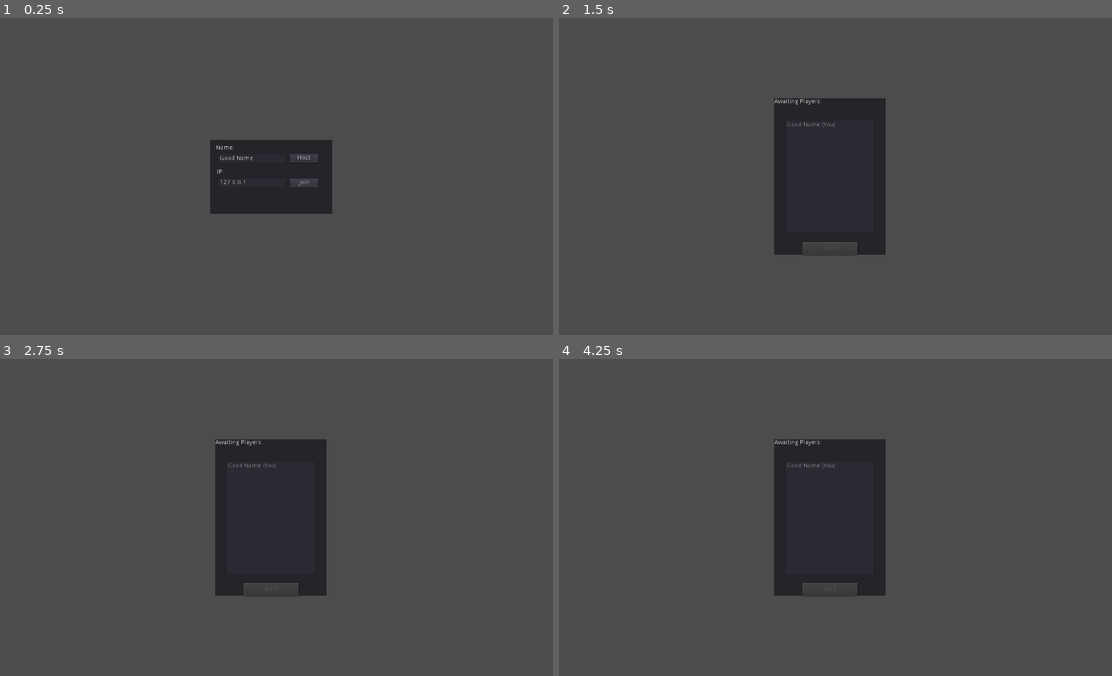
Above: before the commit, frames 1-4 (two rows, left to right).
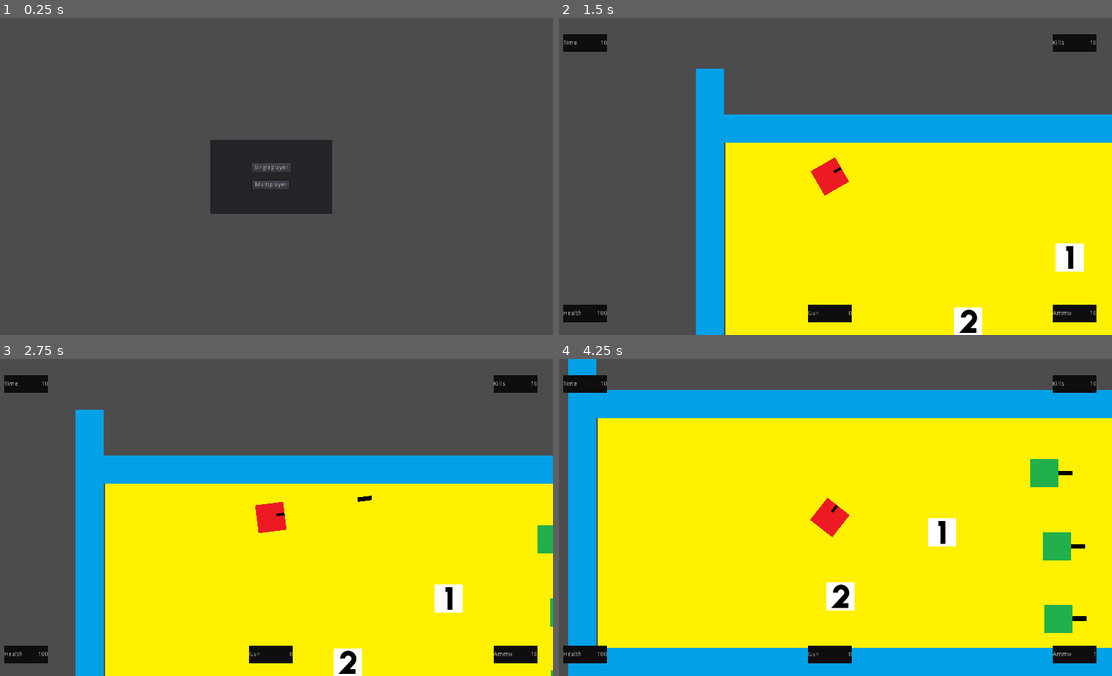
Above: after the commit, the same moments.

Repository: devmcclu/Project-FreeGUN
Game: Godot game, scene res://main_menu/mainmenu.tscn
The game is run twice, just before and just after one commit, with the same random seed, the same clock (stepped at 60 frames per second) and the same inputs. Before the commit the project starts from res://lobby/lobby.tscn.
Inputs (mouse positions are in pixels of both pictures, inside the frame that each line leads up to):
- Up to frame 1 (0.25 s): no input
- Up to frame 2 (1.5 s): click (829, 166) at 0.5 s, where only the run after the commit has a clickable "Singleplayer"; click (863, 157) at 1.25 s, where only the run before the commit has a clickable "Host"
- Up to frame 3 (2.75 s): tap Enter at 2 s; move the mouse to (392, 501) at 2.02 s; hold D (player_move_right) from 2.03 s (still down); click (392, 501) at 2.1 s
- Up to frame 4 (4.25 s): move the mouse to (719, 533) at 2.77 s; release D (player_move_right) at 2.78 s; hold S (player_move_down) 2.78-3.53 s; tap 1 (switch_weapon_1) at 2.85 s; move the mouse to (885, 447) at 3.52 s; hold D (player_move_right) from 3.53 s (still down); tap 2 (switch_weapon_2) at 3.6 s

The runs differ from the first frame. In frame 1, 0.5% of the frame differs, in the area x 39-58%, y 40-54%; in frame 2, 55%; in frame 3, 63%; in frame 4, 90%, in the area x 0-100%, y 0-100%.

Commit message:
Create Main Menu scene to launch game types

Diff:
--- /dev/null
+++ b/main_menu/mainmenu.gd
@@ -0,0 +1,25 @@
+extends Control
+
+# class member variables go here, for example:
+# var a = 2
+# var b = "textvar"
+
+func _ready():
+	# Called when the node is added to the scene for the first time.
+	# Initialization here
+	pass
+
+#func _process(delta):
+#	# Called every frame. Delta is time since last frame.
+#	# Update game logic here.
+#	pass
+
+
+func _on_Singleplayer_pressed():
+	get_tree().change_scene("res://levels/Main.tscn")
+	pass # replace with function body
+
+
+func _on_Multiplayer_pressed():
+	get_tree().change_scene("res://lobby/lobby.tscn")
+	pass # replace with function body
--- /dev/null
+++ b/main_menu/mainmenu.tscn
@@ -0,0 +1,90 @@
+[gd_scene load_steps=2 format=2]
+
+[ext_resource path="res://main_menu/mainmenu.gd" type="Script" id=1]
+
+[node name="MainMenu" type="Control" index="0"]
+
+anchor_left = 0.0
+anchor_top = 0.0
+anchor_right = 1.0
+anchor_bottom = 1.0
+rect_pivot_offset = Vector2( 0, 0 )
+rect_clip_content = false
+mouse_filter = 0
+mouse_default_cursor_shape = 0
+size_flags_horizontal = 1
+size_flags_vertical = 1
+script = ExtResource( 1 )
+
+[node name="Panel" type="Panel" parent="." index="0"]
+
+anchor_left = 0.5
+anchor_top = 0.5
+anchor_right = 0.5
+anchor_bottom = 0.5
+margin_left = -138.5
+margin_top = -83.5
+margin_right = 138.5
+margin_bottom = 83.5
+rect_pivot_offset = Vector2( 0, 0 )
+rect_clip_content = false
+mouse_filter = 0
+mouse_default_cursor_shape = 0
+size_flags_horizontal = 1
+size_flags_vertical = 1
+_sections_unfolded = [ "Rect" ]
+
+[node name="Singleplayer" type="Button" parent="Panel" index="0"]
+
+anchor_left = 0.5
+anchor_top = 0.5
+anchor_right = 0.5
+anchor_bottom = 0.5
+margin_left = -44.5
+margin_top = -30.5
+margin_right = 44.5
+margin_bottom = -10.5
+rect_pivot_offset = Vector2( 0, 0 )
+rect_clip_content = false
+focus_mode = 2
+mouse_filter = 0
+mouse_default_cursor_shape = 0
+size_flags_horizontal = 1
+size_flags_vertical = 1
+toggle_mode = false
+enabled_focus_mode = 2
+shortcut = null
+group = null
+text = "Singleplayer"
+flat = false
+align = 1
+_sections_unfolded = [ "Rect" ]
+
+[node name="Multiplayer" type="Button" parent="Panel" index="1"]
+
+anchor_left = 0.5
+anchor_top = 0.5
+anchor_right = 0.5
+anchor_bottom = 0.5
+margin_left = -42.5
+margin_top = 8.5
+margin_right = 41.5
+margin_bottom = 28.5
+rect_pivot_offset = Vector2( 0, 0 )
+rect_clip_content = false
+focus_mode = 2
+mouse_filter = 0
+mouse_default_cursor_shape = 0
+size_flags_horizontal = 1
+size_flags_vertical = 1
+toggle_mode = false
+enabled_focus_mode = 2
+shortcut = null
+group = null
+text = "Multiplayer"
+flat = false
+align = 1
+
+[connection signal="pressed" from="Panel/Singleplayer" to="." method="_on_Singleplayer_pressed"]
+
+[connection signal="pressed" from="Panel/Multiplayer" to="." method="_on_Multiplayer_pressed"]
--- a/project.godot
+++ b/project.godot
@@ -11,7 +11,7 @@
 [application]
 
 config/name="FreeGUN"
-run/main_scene="res://lobby/lobby.tscn"
+run/main_scene="res://main_menu/mainmenu.tscn"
 config/icon="res://icon.png"
 
 [autoload]
